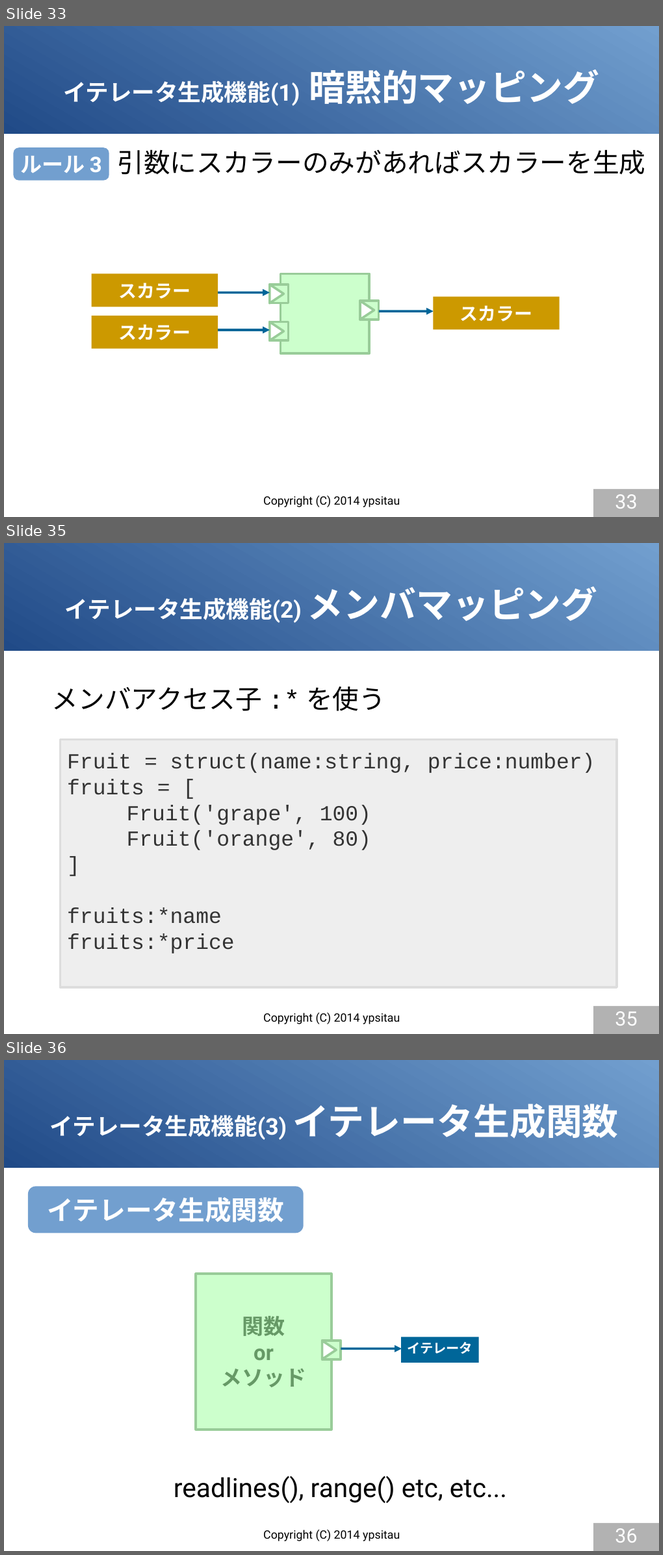
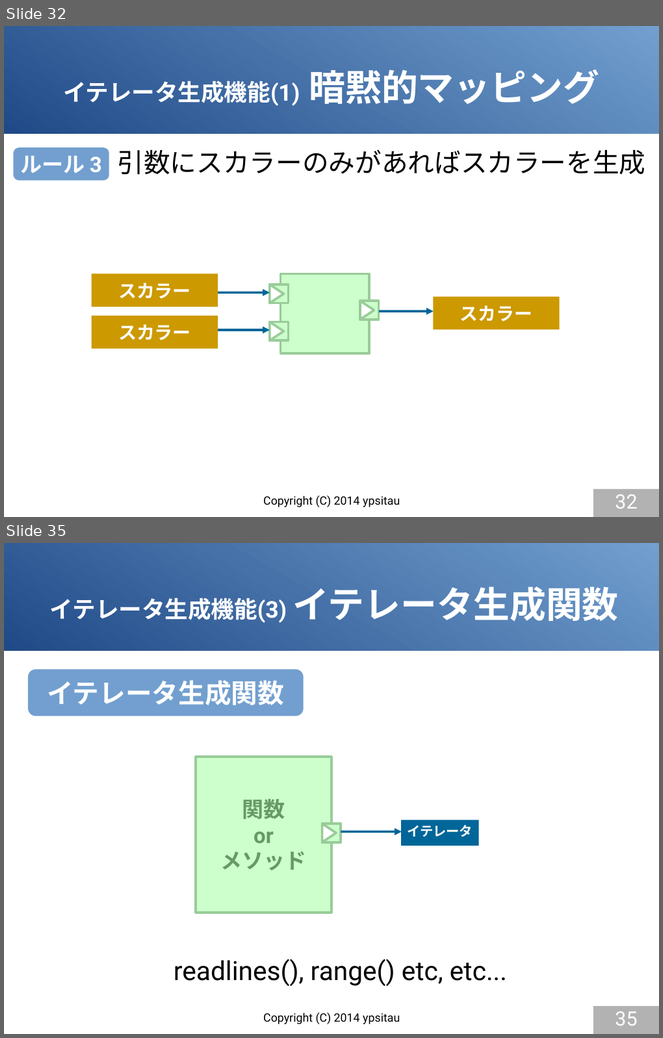
Before and after one commit to gura-lang/gura-doc, a slide deck: presentation/gura-introduction.odp. Shown one above the other, each under a label of ours: slides 33, 35 and 36 before the commit, slides 32 and 35 after it; the slides between them are not shown. The pictures are 663x1555 and 663x1038 pixels, drawn with LibreOffice and Linux fonts; fonts in the diff are those of the drawing. Boxes give left, top, right and bottom in pixels: in the first picture for what was removed or moved away, otherwise in the second. Text is boxed around its words. In the diff, an @@ line names an element or a change of style, - is before the commit and + after.

```diff
--- a/presentation/gura-introduction.odp
+++ b/presentation/gura-introduction.odp
@@ slide 35 removed at [4,543,659,1034], background #FFFFFF; not listed: 1 template element that a slide beside it also shows @@
@@ title removed at [65,587,598,623] @@
-イテレータ生成機能(2) メンバマッピング
@@ text removed at [52,687,386,711] @@
-メンバアクセス子 :* を使う
@@ rectangle removed at [60,740,617,988] @@
-Fruit = struct(name:string, price:number)
-fruits = [
-Fruit('grape', 100)
-Fruit('orange', 80)
-]
-fruits:*name
-fruits:*price
@@ page number removed at [594,1006,659,1034] @@
-35
@@ text removed at [263,1013,400,1025] @@
-Copyright (C) 2014 ypsitau
@@ what was slide 33 is now slide 32 @@
@@ page number at [615,495,637,509]: text changed @@
-33
+32
@@ what was slide 36 is now slide 35 @@
@@ page number at [615,1012,637,1026]: text changed @@
-36
+35
```
Also in this commit, not shown: 3 slides changed, 1 slide added, 1 other slide removed.
